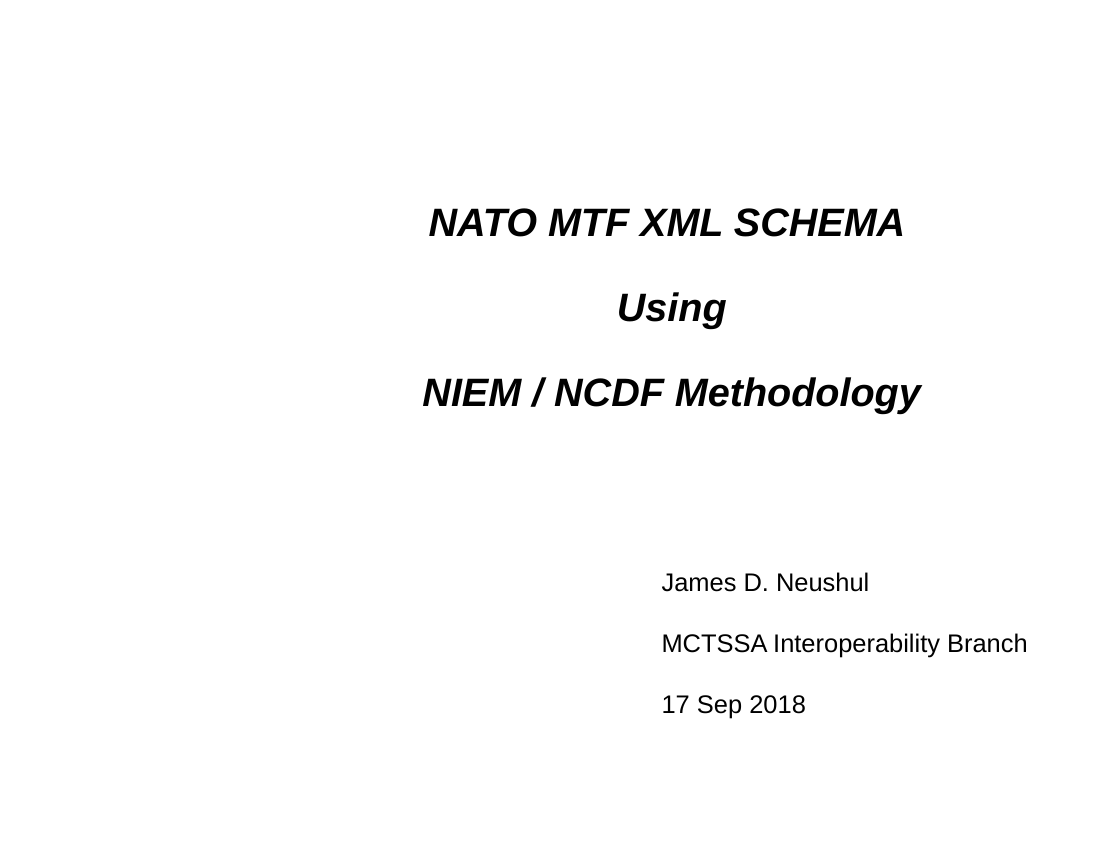
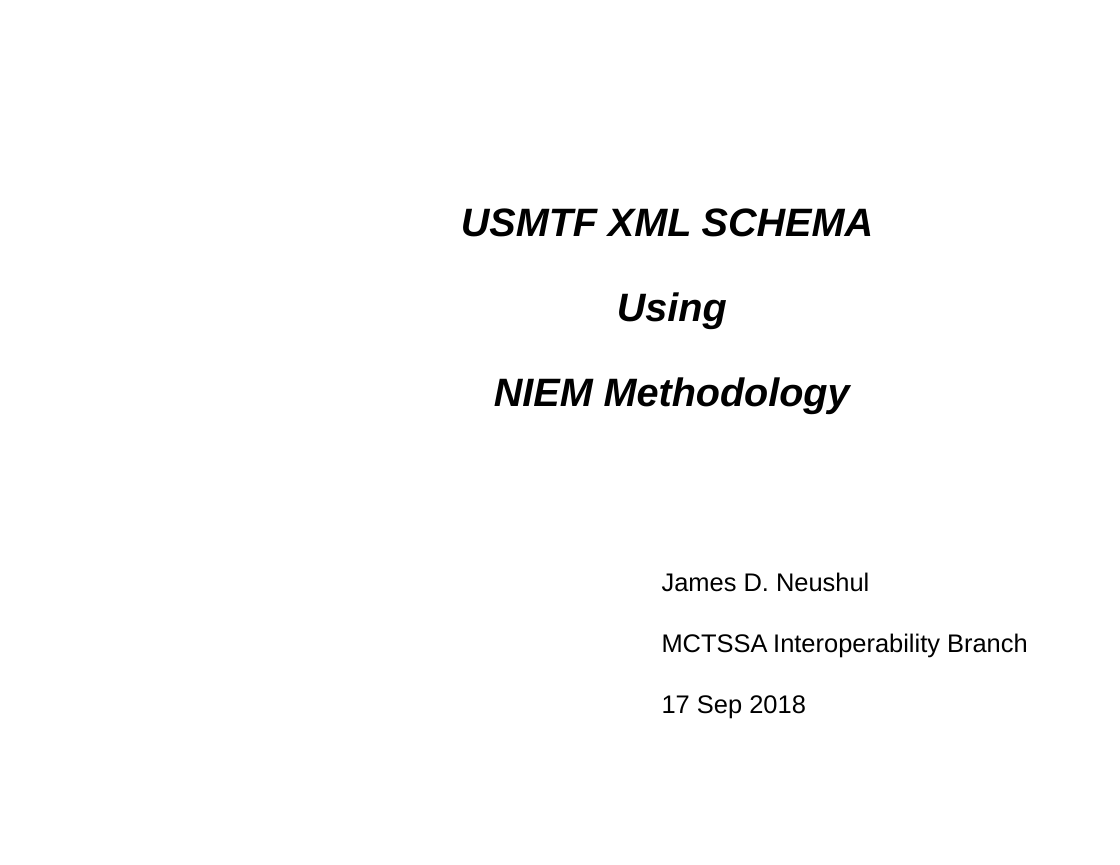
Before and after one commit to mil-oss/MTFXML, a slide deck: slide 1 of NCDF_MTF/Doc/NATO_MTF_NCDF.odp. Drawn at 1120x865 pixels with LibreOffice and Linux fonts; fonts in the diff are those of the drawing; background and template pictures are left out. Boxes give left, top, right and bottom in pixels: in the first picture for what was removed or moved away, otherwise in the second. Text is boxed around its words. In the diff, an @@ line names an element or a change of style, - is before the commit and + after.

```diff
--- a/NCDF_MTF/Doc/NATO_MTF_NCDF.odp
+++ b/NCDF_MTF/Doc/NATO_MTF_NCDF.odp
@@ text at (461,208,873,237): text changed @@
-NATO MTF XML SCHEMA
+USMTF XML SCHEMA
@@ text at (494,377,850,414): text changed @@
-NIEM / NCDF Methodology
+NIEM Methodology
```
Also in this commit, not shown: 3 other slides changed, 1 slide added, 1 slide removed, 4 other files.
